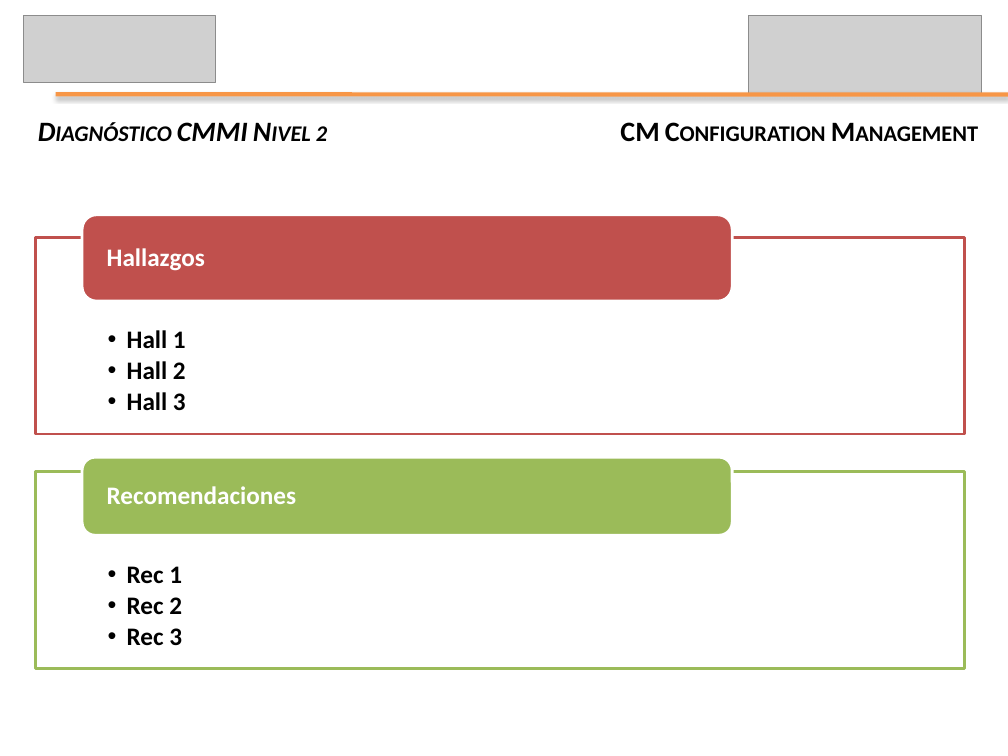
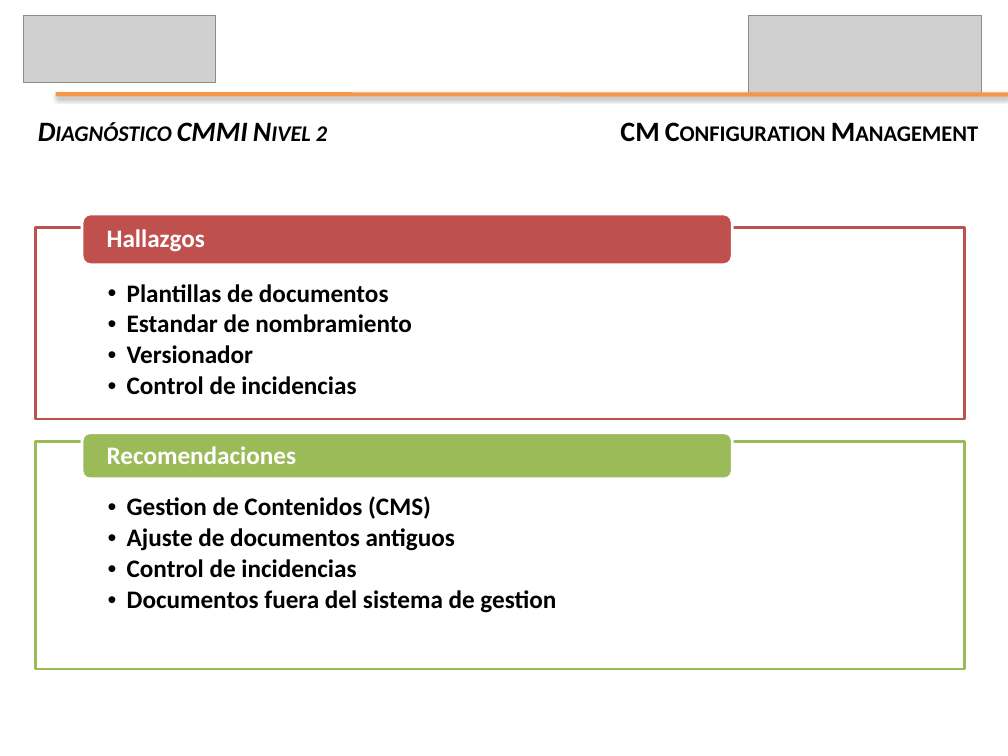
Before and after one commit to leseroth/ingenium-managment, a slide deck: slide 6 of CSOF5104 Mejoramiento de Procesos de SW/PresentacionFinal/1130PresentacionFinal.pptx. Drawn at 1008x756 pixels with LibreOffice and Linux fonts; fonts in the diff are those of the drawing; grey boxes stand for pictures. Boxes give left, top, right and bottom in pixels: in the first picture for what was removed or moved away, otherwise in the second. Text is boxed around its words. In the diff, an @@ line names an element or a change of style, - is before the commit and + after.

```diff
--- a/CSOF5104 Mejoramiento de Procesos de SW/PresentacionFinal/1130PresentacionFinal.pptx
+++ b/CSOF5104 Mejoramiento de Procesos de SW/PresentacionFinal/1130PresentacionFinal.pptx
@@ rectangle: place and size @@
-rectangle at (35,238,964,434)
+rectangle at (35,228,964,419)
@@ text "Hallazgos": place and size @@
-text "Hallazgos" at (107,248,205,271)
+text "Hallazgos" at (107,229,205,252)
@@ rounded rectangle: place and size @@
-rounded rectangle at (82,215,732,301)
+rounded rectangle at (82,214,732,264)
@@ text added at (127,284,411,395), 18 pt, text #000000, bold @@
+  •• Plantillas de documentos
+  •• Estandar de nombramiento
+  •• Versionador
+  •• Control de incidencias
@@ text removed at (127,330,186,410) @@
-  •• Hall 1
-  •• Hall 2
-  •• Hall 3
@@ rectangle: place and size @@
-rectangle at (35,472,964,668)
+rectangle at (35,442,964,669)
@@ text "Recomendaciones": place and size @@
-text "Recomendaciones" at (107,486,296,504)
+text "Recomendaciones" at (107,446,296,464)
@@ rounded rectangle: place and size @@
-rounded rectangle at (82,458,732,535)
+rounded rectangle at (82,432,732,479)
@@ text added at (127,496,556,613), 18 pt, text #000000, bold @@
+  •• Gestion de Contenidos (CMS)
+  •• Ajuste de documentos antiguos
+  •• Control de incidencias
+  •• Documentos fuera del sistema de gestion
@@ text removed at (127,566,182,645) @@
-  •• Rec 1
-  •• Rec 2
-  •• Rec 3
```
Also in this commit, not shown: 2 other slides changed.
